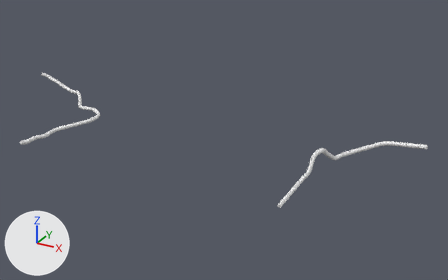
Renders of the glTF model public/assets/vascular/va_accessory_branch_of_middle_meningeal_artery.glb from each side of a commit.
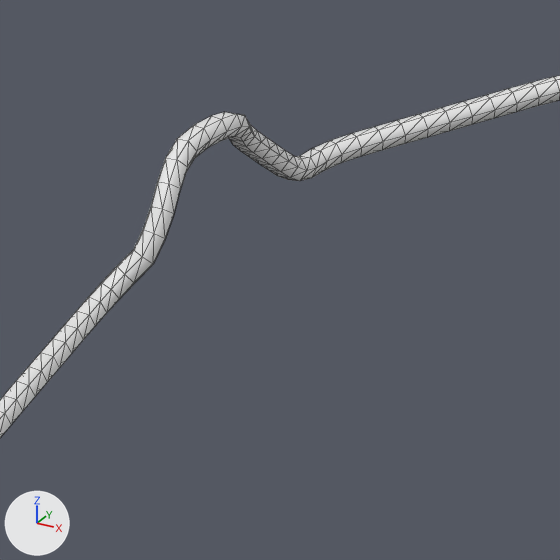
The first picture shows the older version from a 50 mm camera at (48.7, -57.7, 34.1) aimed at (6.8, 18.4, -4.0). The close-ups show the older and then the newer version on the part from 63% to 85% of the width and 46% to 81% of the height of that picture. Only the edits that show in the close-ups are written down. Arrows for +X, +Y and +Z are at lower left; the lights stay in place. The close-ups show mesh edges as thin lines. Materials are left out; every surface is plain grey. Where no turn or scale is listed for an object, it has been applied to the vertices. Vertices at exactly the same position are counted once.

The scene before the commit, as lines of its bpy script (objects in view):
```python
me_r = bpy.data.meshes.new('R')
me_r.from_pydata(...)  # 326 vertices, 648 faces; spans x -6.9..6.9, y -10.0..10.0, z -2.3..2.3
ob_r = bpy.data.objects.new('R', me_r)
ob_r.location = (28.73, 14.75, -2.38)
```
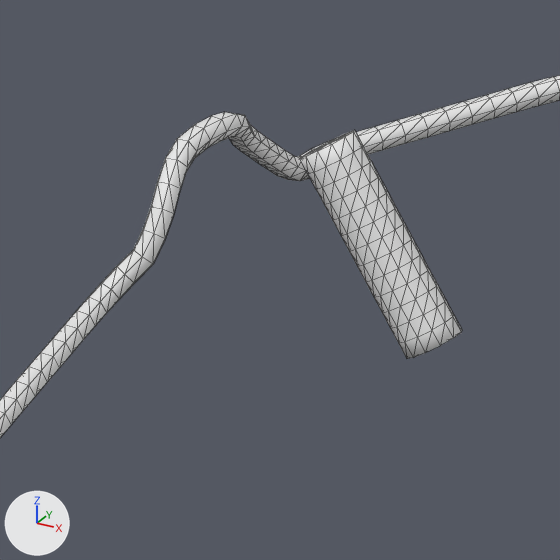
Where the newer file only moved an object's origin or applied its transform, the numbers keep the older frame.

Changed parts and their boxes (x1, y1, x2, y2) in the close-ups (560 x 560 px):
part 1 of me_r, added
    after: (300, 130, 462, 359)

Edits to the bpy script that builds the scene:
```text
Change me_r:
    used by ob_r; location = (28.73, 14.75, -2.38)
    remove me_r.from_pydata(...)  # 326 vertices, 648 faces; spans x -6.9..6.9, y -10.0..10.0, z -2.3..2.3
    add me_r.from_pydata(...)  # 496 vertices, 984 faces; spans x -6.9..6.9, y -10.0..10.0, z -5.1..2.3
    me_r part 1: a new loose piece of 170 vertices spanning x -4.4..0.1, y 3.0..5.2, z -5.1..0.2
```
